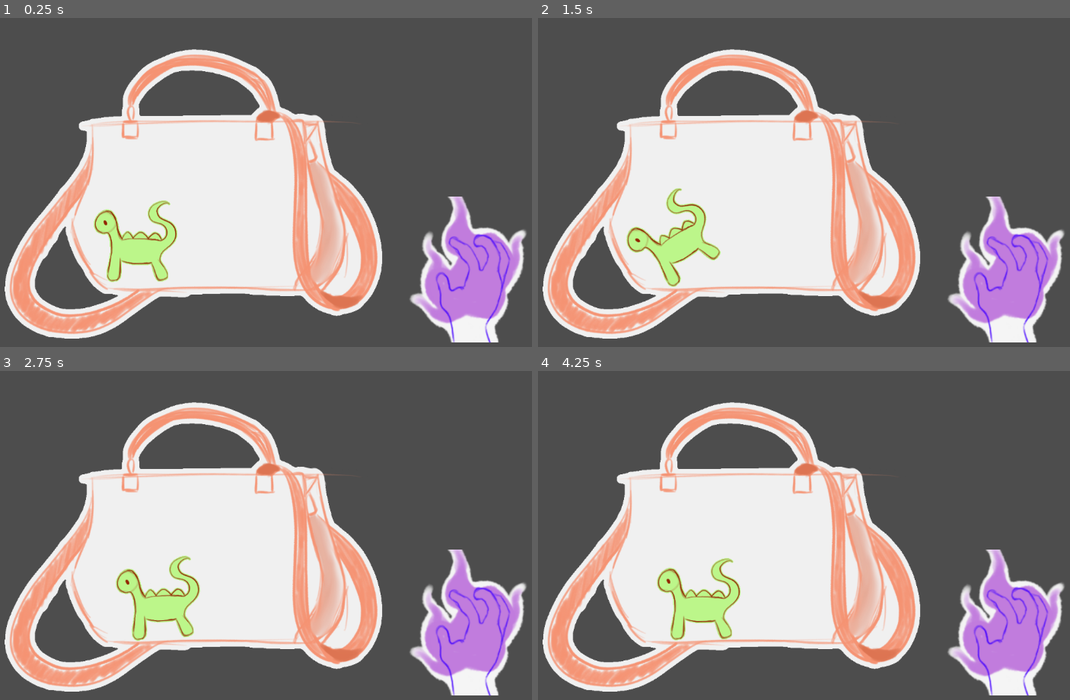
Above: before the commit, frames 1-4 (two rows, left to right).
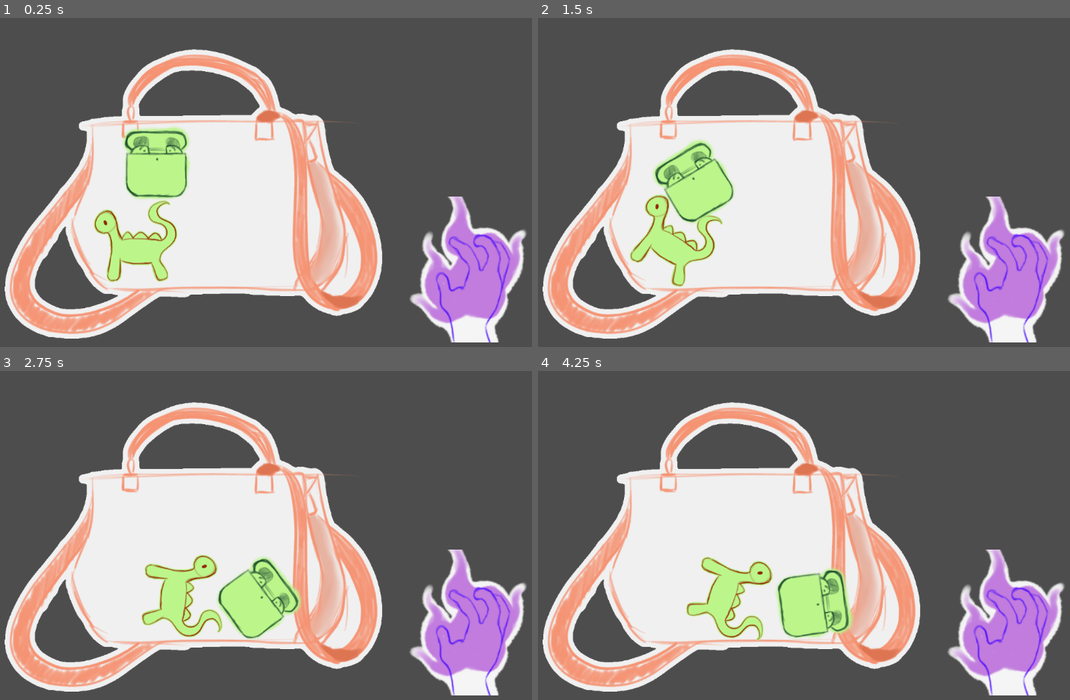
Above: after the commit, the same moments.

Repository: chfranzUCSC/170-prototype-2
Game: Godot game, scene res://main.tscn
Two runs of this game, one before a commit and one after it. Both use one fixed random seed, a clock stepped at 60 frames per second and the inputs below.
Inputs (mouse positions are in pixels of both pictures, inside the frame that each line leads up to):
- Up to frame 1 (0.25 s): no input
- Up to frame 2 (1.5 s): drag from (1006, 284) to (851, 113) at 0.52 s; drag from (671, 205) to (761, 254) at 1.27 s
- Up to frame 3 (2.75 s): move the mouse to (313, 466) at 2.02 s; click (313, 466) at 2.17 s
- Up to frame 4 (4.25 s): drag from (761, 607) to (607, 489) at 2.77 s; move the mouse to (974, 591) at 3.52 s; click (974, 591) at 3.67 s

The runs differ from the first frame. In frame 1, 2.5% of the frame differs, in the area x 23-36%, y 33-56%; in frame 2, 4.3%; in frame 3, 4.8%; in frame 4, 4.9%, in the area x 22-60%, y 56-82%.

Commit message:
added airpods

Diff:
--- /dev/null
+++ b/item_airpods.tscn
@@ -0,0 +1,12 @@
+[gd_scene load_steps=3 format=3 uid="uid://dibr6xuxdmjcl"]
+
+[ext_resource type="PackedScene" uid="uid://cb2c7kv2238iq" path="res://TargetableItem.tscn" id="1_u7plw"]
+[ext_resource type="Texture2D" uid="uid://44e265g8nbj1" path="res://assets/airpods.png" id="2_5bpyv"]
+
+[node name="itemAirpods" instance=ExtResource("1_u7plw")]
+
+[node name="Sprite2D" type="Sprite2D" parent="." index="0"]
+texture = ExtResource("2_5bpyv")
+
+[node name="CollisionPolygon2D" type="CollisionPolygon2D" parent="." index="1"]
+polygon = PackedVector2Array(-42, 68, 31, 70, 51, 51, 50, -40, 39, -53, -52, -54, -65, -34, -62, 50)
--- a/main.tscn
+++ b/main.tscn
@@ -1,8 +1,9 @@
-[gd_scene load_steps=5 format=3 uid="uid://cwtftb5ha2b25"]
+[gd_scene load_steps=6 format=3 uid="uid://cwtftb5ha2b25"]
 
 [ext_resource type="Script" uid="uid://deajgediynv36" path="res://control.gd" id="2_0xm2m"]
 [ext_resource type="Texture2D" uid="uid://b0177rabe42hi" path="res://assets/purse.png" id="3_h2yge"]
 [ext_resource type="PackedScene" uid="uid://tcglwgwm12nw" path="res://itemDino.tscn" id="4_1bvp3"]
+[ext_resource type="PackedScene" uid="uid://dibr6xuxdmjcl" path="res://item_airpods.tscn" id="5_7mycd"]
 [ext_resource type="Texture2D" uid="uid://b6w1nbiuxr2jl" path="res://assets/hand.png" id="5_lquwl"]
 
 [node name="Main" type="Node2D"]
@@ -36,3 +37,6 @@
 
 [node name="itemDino" parent="." instance=ExtResource("4_1bvp3")]
 position = Vector2(353, 399)
+
+[node name="itemAirpods" parent="." instance=ExtResource("5_7mycd")]
+position = Vector2(397, 244)
